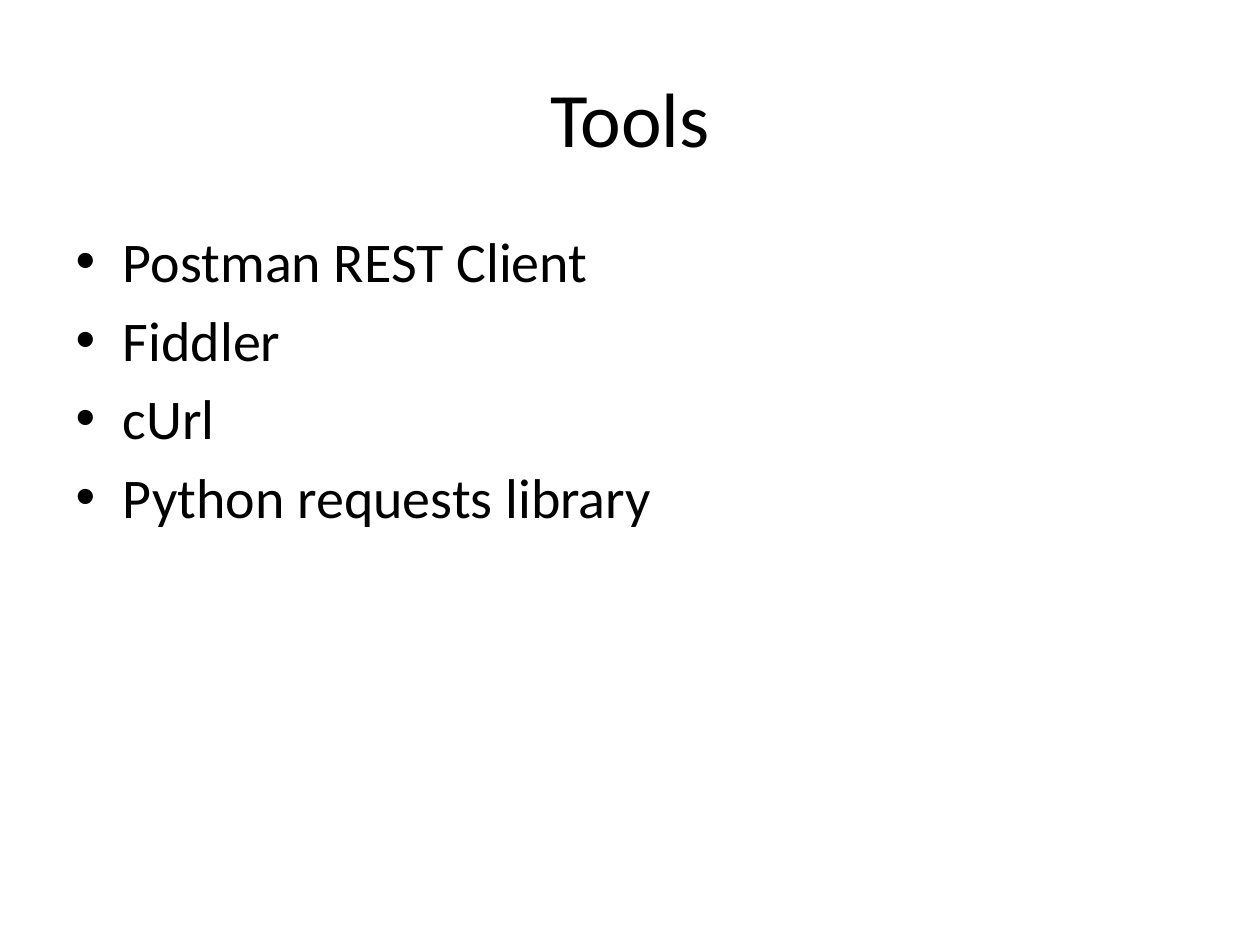
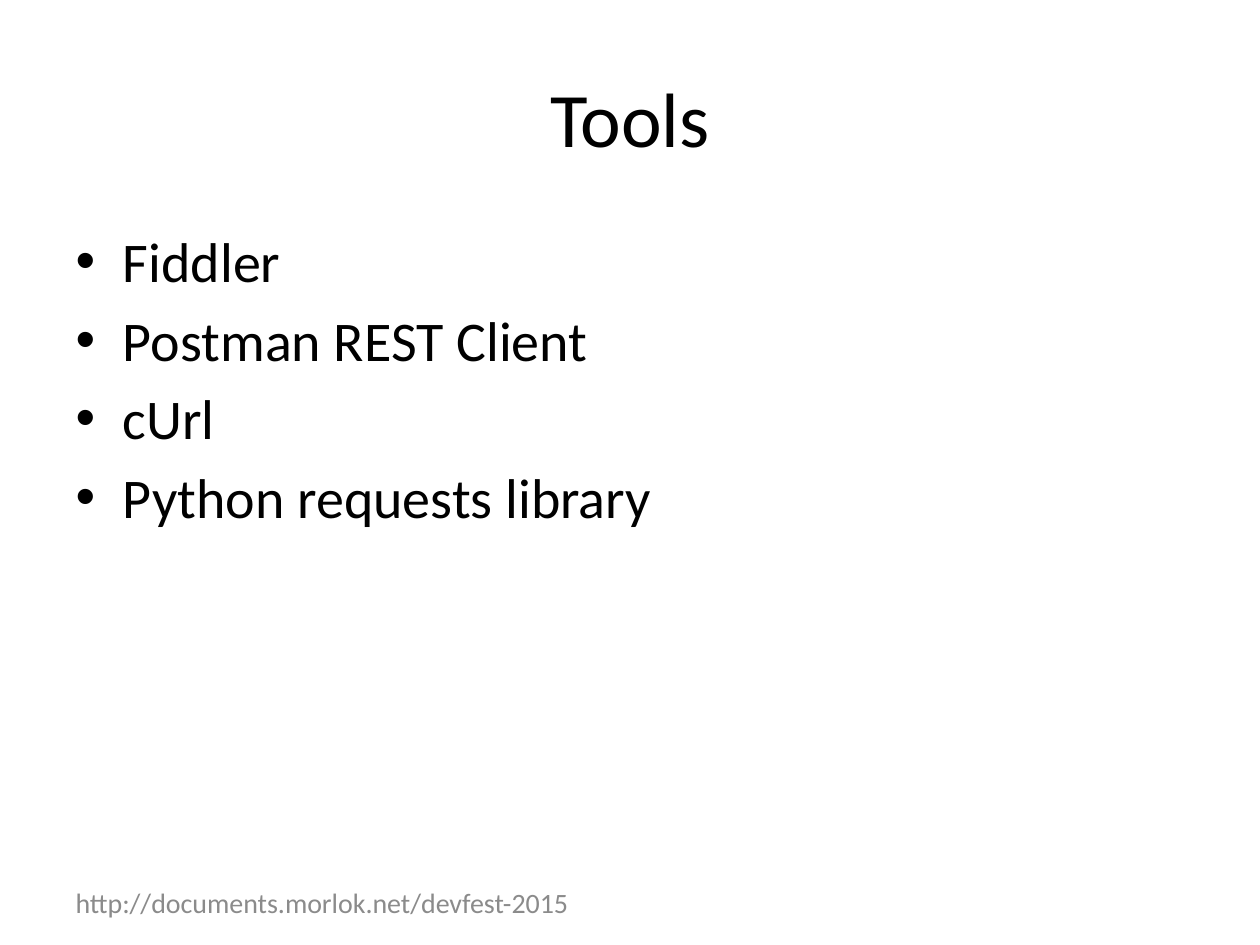
Before and after one commit to rmorlok/RESTfulServicesInPythonPresentation, a slide deck: slide 10 of RESTfulAppEngine.pptx (slide 6 before the commit). Drawn at 1260x945 pixels with LibreOffice and Linux fonts; fonts in the diff are those of the drawing. Boxes give left, top, right and bottom in pixels: in the first picture for what was removed or moved away, otherwise in the second. Text is boxed around its words. In the diff, an @@ line names an element or a change of style, - is before the commit and + after.

```diff
--- a/RESTfulAppEngine.pptx
+++ b/RESTfulAppEngine.pptx
@@ text at <box>123,243,281,283</box>: paragraph added @@
+• Fiddler
@@ text at <box>123,322,281,362</box>: paragraph removed @@
-• Fiddler
@@ text added at <box>76,893,569,918</box>, 16 pt, text #8C8C8C @@
+http://documents.morlok.net/devfest-2015
```
Also in this commit, not shown: 9 other slides changed, 25 slides added, 7 other files.
